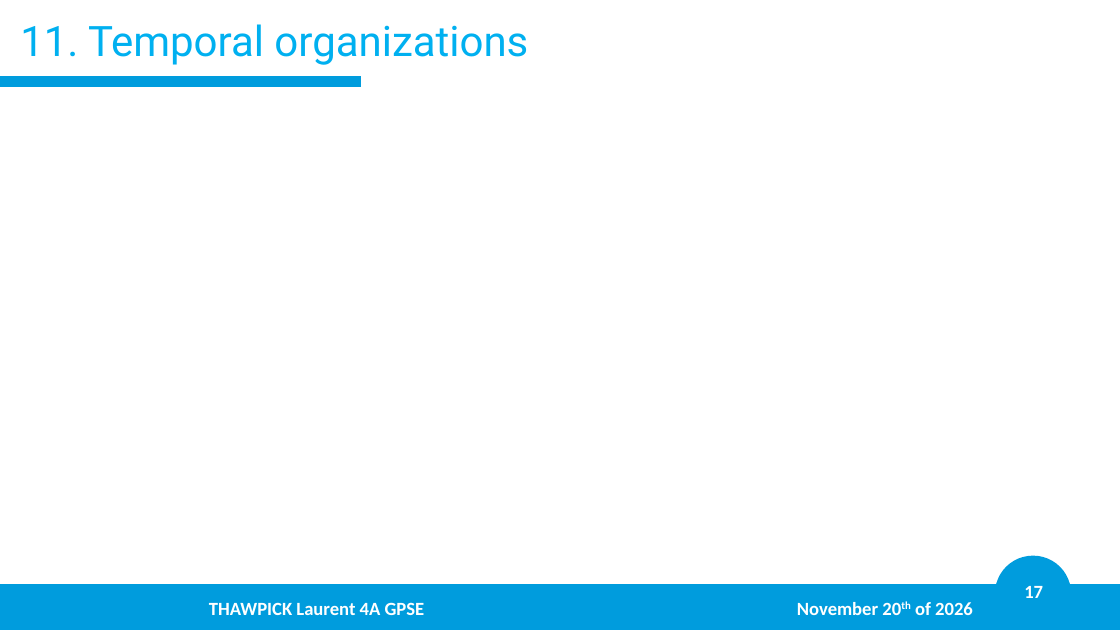
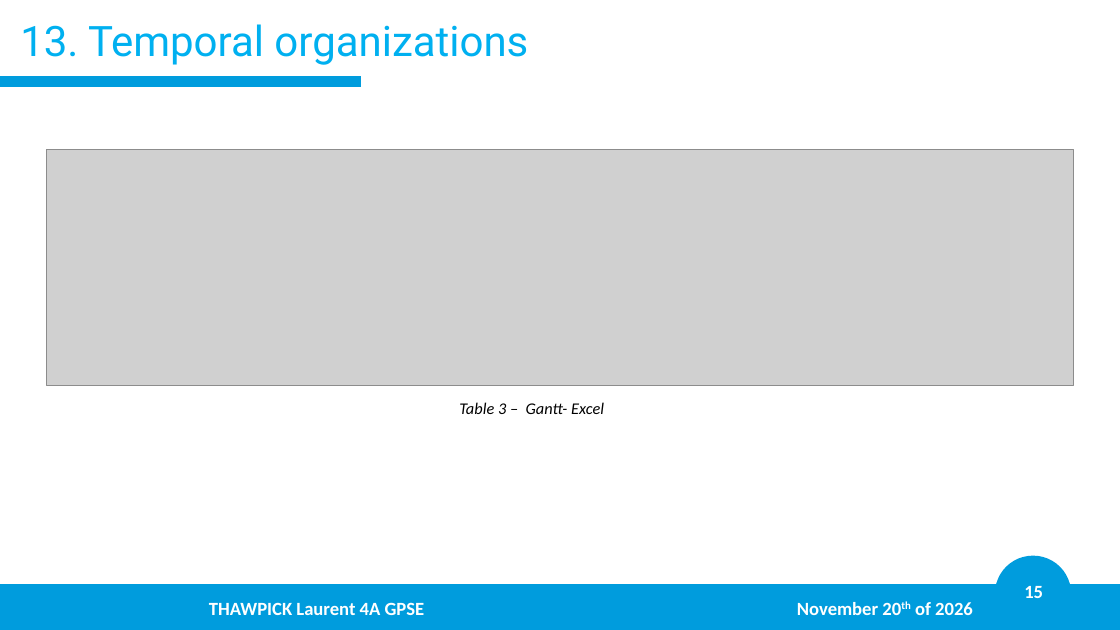
Before and after one commit to LaurentThaw/plasma-tubing, a slide deck: slide 15 of PDR for 20.11.26/PDR.pptx (slide 17 before the commit). Drawn at 1120x630 pixels with LibreOffice and Linux fonts; fonts in the diff are those of the drawing; grey boxes stand for pictures; background and template pictures are left out. Boxes give left, top, right and bottom in pixels: in the first picture for what was removed or moved away, otherwise in the second. Text is boxed around its words. In the diff, an @@ line names an element or a change of style, - is before the commit and + after.

```diff
--- a/PDR for 20.11.26/PDR.pptx
+++ b/PDR for 20.11.26/PDR.pptx
@@ title at (20, 24, 528, 65): text changed @@
-11. Temporal organizations
+13. Temporal organizations
@@ picture added at (46, 150, 1074, 386) @@
@@ text added at (459, 402, 604, 414), 14 pt, text #000000, italic @@
+Table 3 – Gantt- Excel
@@ page number at (1024, 586, 1043, 598): text changed @@
-17
+15
```
Also in this commit, not shown: 12 other slides changed, 2 slides removed, 7 other files.
